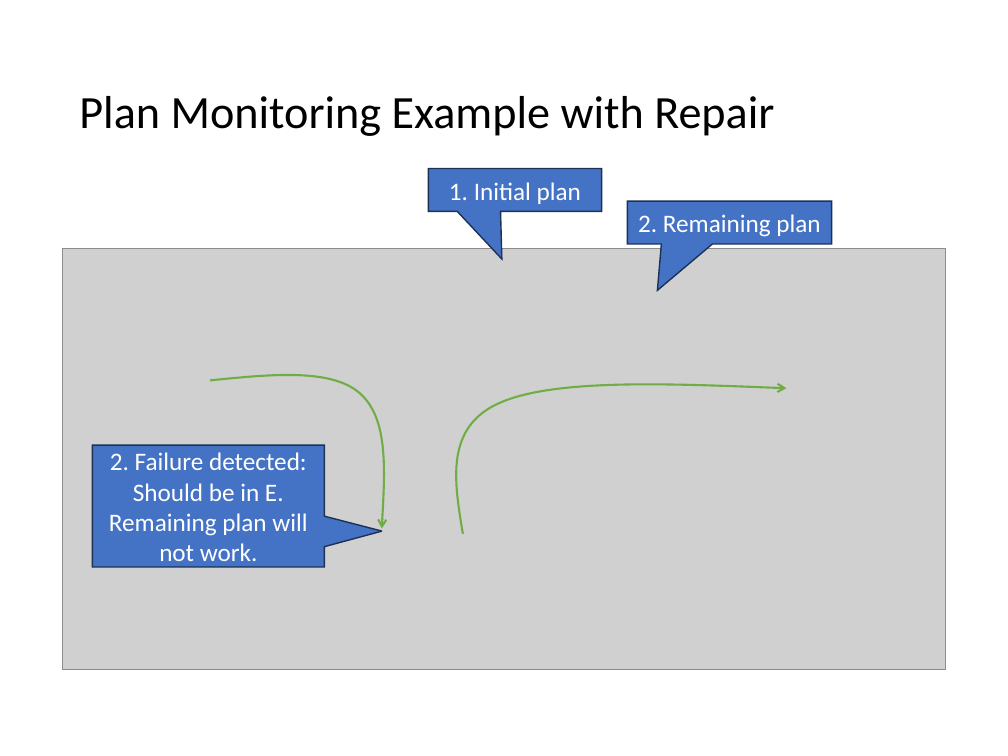
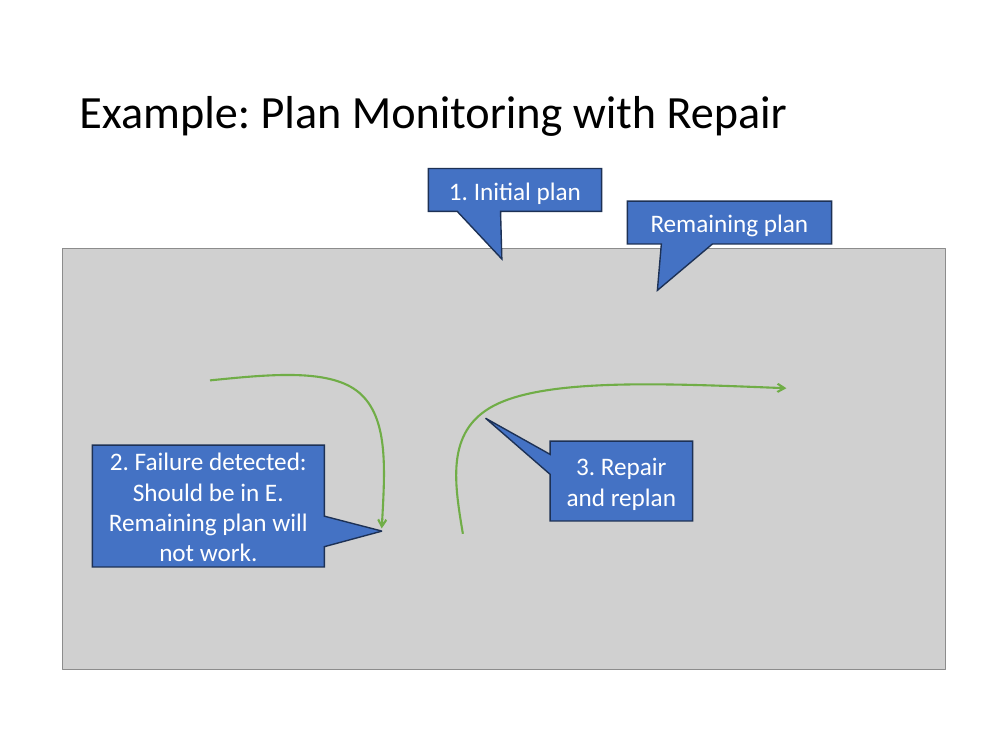
Before and after one commit to mhahsler/CS7320-AI, a slide deck: slide 20 of slides/11_Automated_Planning.pptx. Drawn at 1008x756 pixels with LibreOffice and Linux fonts; fonts in the diff are those of the drawing; grey boxes stand for pictures. Boxes give left, top, right and bottom in pixels: in the first picture for what was removed or moved away, otherwise in the second. Text is boxed around its words. In the diff, an @@ line names an element or a change of style, - is before the commit and + after.

```diff
--- a/slides/11_Automated_Planning.pptx
+++ b/slides/11_Automated_Planning.pptx
@@ title at bbox=[79, 96, 787, 136]: text changed @@
-Plan Monitoring Example with Repair
+Example: Plan Monitoring with Repair
@@ text in speech box at bbox=[651, 214, 808, 237]: text changed @@
-2. Remaining plan
+Remaining plan
@@ speech box added at bbox=[550, 442, 692, 521], fill #4472C4, outline #1E3256 1 pt, 18 pt, text #FFFFFF @@
+3. Repair and replan
```
Also in this commit, not shown: 11 other slides changed, 1 slide added, 1 slide removed, 1 other file.
